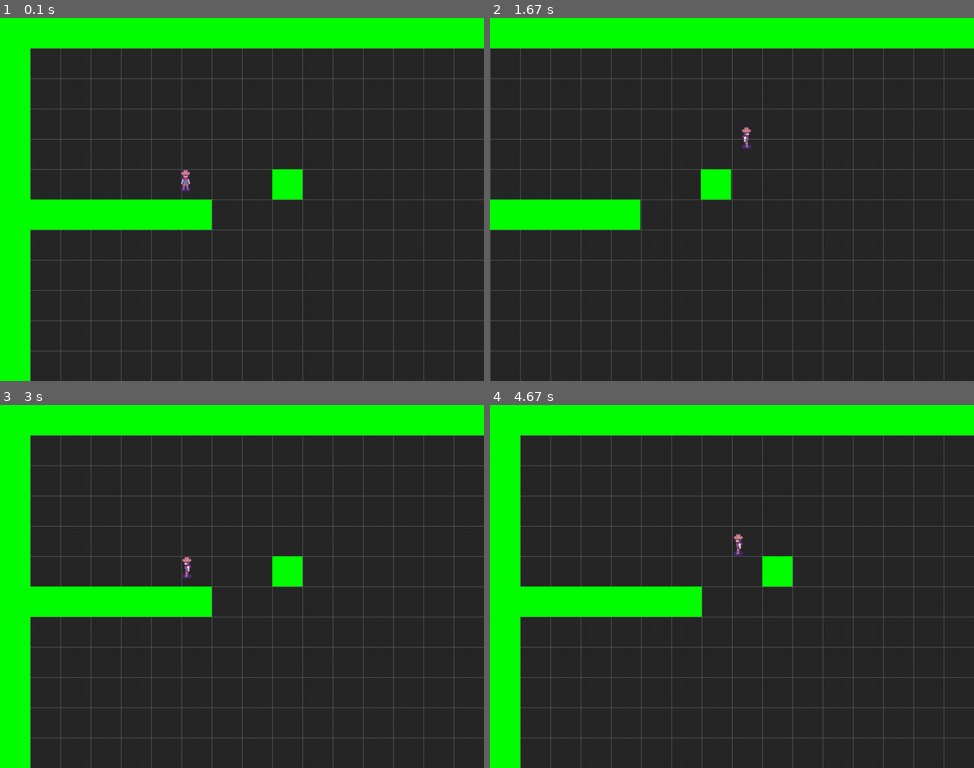
Above: before the commit, frames 1-4 (two rows, left to right).
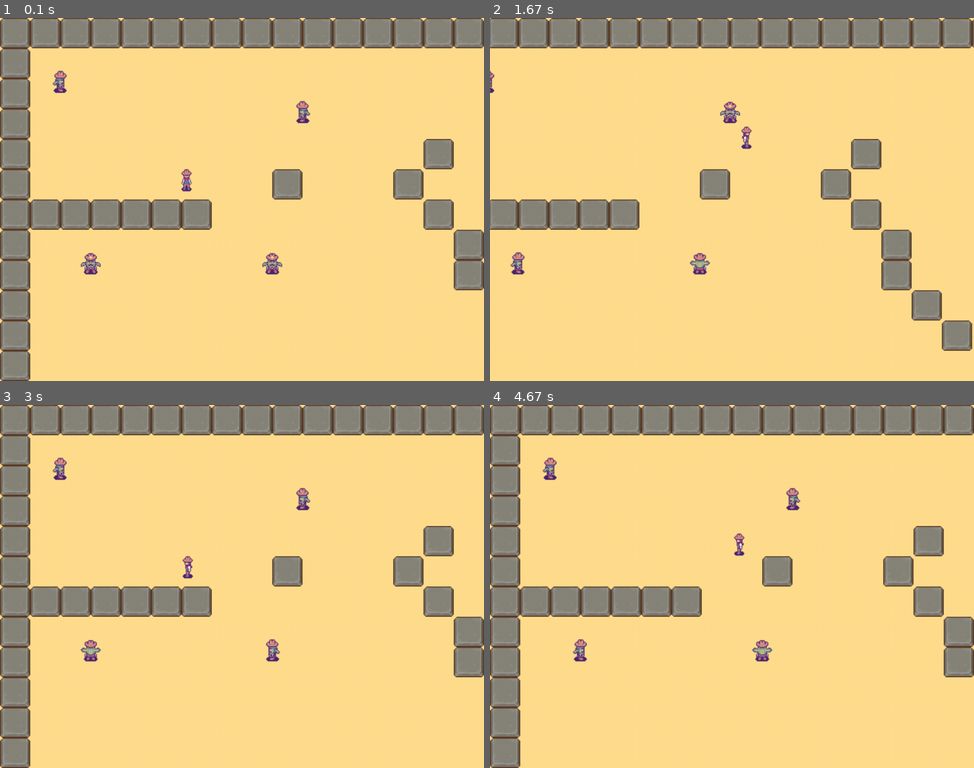
Above: after the commit, the same moments.

Repository: gabcollet/Pygame
Game: pygame game, started from main.py
Same seed, same stepped clock (60 frames per second), same inputs: the game is played once before the commit and once after it.
Inputs:
- Up to frame 1 (0.1 s): no input
- Up to frame 2 (1.67 s): hold Right 0.33-0.8 s; hold Up 0.83-1.13 s; hold Right 1.17-1.63 s
- Up to frame 3 (3 s): hold Left 1.67-2.2 s; hold Down 2.23-2.53 s; hold Left 2.57-2.97 s
- Up to frame 4 (4.67 s): hold Up 3-3.37 s; hold Right 3.4-4.03 s; hold Down 4.07-4.43 s; hold Left from 4.47 s (still down)

The runs differ from the first frame. In frame 1, 100% of the frame differs, in the area x 0-100%, y 0-100%; in frame 2, 100%; in frame 3, 100%; in frame 4, 100%.

Commit message:
ajout de mob qui tourne

Diff:
--- /dev/null
+++ b/labyrinth.txt
@@ -0,0 +1,31 @@
+1111111111111111111111111111111111111111111111111111111111111111
+1........1........1............................................1
+1..1111..1..1111111..1111111111111111111111111111..1111111111..1
+1.....1.....1........1.....1.....1..............1.....1........1
+1111..1..1111..1111111..1..1..1..1..1111111111..1111..1..1111111
+1.....1..1.....1........1.....1..1........1..1..1.....1.....1..1
+1..1111..1..1111..1111111111111111111..1111111..1111111111..1111
+1..1.....1..1..1..1..............1..1..1.....1........1..1.....1
+1..1111111..1111..1..1111111111..1..1..1..1..1111..1..1111111..1
+1........1..1.....1.....1.....1..1..1.....1.....1..1...........1
+1..1111..1..1..1111111..1111..1..1111111111111..1..1111111111111
+1..1.....1..1........1.....1..1..............1..1...........1..1
+1..1..1111..1111111111111..1..1111111111111..1..1111..1111..1111
+1..1..1....................1..............1..1.....1..1..1.....1
+1..1..1..1111111111111111111111..1111111..11.1111..1..1..1111..1
+1..1........1.....1....................1..1.....1..1.....1.....1
+1..1111111..1..1..1..1111..1111111..1111111..1..1..1111..1..1111
+1..1........1..1..1.....1........1..1........1..1..1..1..1.....1
+1..1..1111111..1..1111..1..1111111111..1111111111..1..1..1111..1
+1..1..1........1.....1..1.....1.....1...........1..1.....1..1..1
+1..1..1..1111111111111..1111..1..1111111111111..1..1111111111..1
+1..1.......................1..1.....1..1..1.....1........1..1..1
+1..1..1111111111111111111111111111..1111111..1111111111..1111..1
+1..1........1.....1..1........1..1..1..1..............1..1.....1
+1111111111..1..1..1..1..1111..1111..1111..1111..1111111..1..1111
+1.....1.....1..1..1..1..1..1........1..1..1.....1.....1..1.....1
+1..1111..1111..1..1..1..1111111111111111..1..1111..1..1..1111111
+1...........1..1..1..1.................1..1..1.....1..1........1
+1111111111..1111..1..1111111111111111..1..1..1111111111111111..1
+1P................1.................1.....1..............1......
+1111111111111111111111111111111111111111111111111111111111111111
--- a/main.py
+++ b/main.py
@@ -22,16 +22,22 @@
 		img_folder = path.join(game_folder, 'img')
 		self.map = Map(path.join(game_folder, 'map2.txt'))
 		self.player_img = pg.image.load(path.join(img_folder, PLAYER_IMG_DOWN)).convert_alpha()
+		self.mob_img = pg.image.load(path.join(img_folder, MOB_IMG_FRONT)).convert_alpha()
+		self.wall_img = pg.image.load(path.join(img_folder, WALL_IMG)).convert_alpha()
+		self.wall_img = pg.transform.scale(self.wall_img, (TILESIZE, TILESIZE))
 
 	def	new(self):
 		#sert a initié les variables pour un nouveau jeu
 		self.all_sprites = pg.sprite.Group()
 		self.walls = pg.sprite.Group()
+		self.mobs = pg.sprite.Group()
 		#sert a faire apparaitre les murs
 		for row, tiles in enumerate(self.map.data):
 			for col, tile in enumerate(tiles):
 				if tile == '1':
 					Wall(self, col, row)
+				if tile == 'M':
+					Mob(self, col, row)
 				if tile == 'P':
 					self.player = Player(self, col, row)
 		self.camera = Camera(self.map.width, self.map.height)
@@ -59,8 +65,9 @@
 			pg.draw.line(self.screen, LIGHTGREY, (0, y), (WIDTH, y))
 
 	def draw(self):
+		pg.display.set_caption("{:.2f}".format(self.clock.get_fps()))
 		self.screen.fill(BGCOLOR)
-		self.draw_grid()
+		""" self.draw_grid() """
 		for sprite in self.all_sprites:
 			self.screen.blit(sprite.image, self.camera.apply(sprite))
 		pg.display.flip()
@@ -73,9 +80,6 @@
 			if event.type == pg.KEYDOWN:
 				if event.key == pg.K_ESCAPE:
 					self.quit()
-				if event.key == pg.K_c:
-					RAND_COLOR = (random.randint(0, 255), random.randint(0, 255), random.randint(0, 255))
-					self.player.image.fill(RAND_COLOR)
 
 	def show_start_screen(self):
 		pass
--- a/map2.txt
+++ b/map2.txt
@@ -1,15 +1,15 @@
 1111111111111111111111111111111111111111111111111111111111111
 1...........................................................1
-1...........................................................1
-1........................1111111111.........................1
-1........................1........1.........................1
-1.....P..1........................1.........................1
-1111111...................11111.111.........................1
-1............................11111..........................1
-1...........................................................1
-1...........................................................1
-1...........................................................1
-1...........................................................1
+1.M.........................................................1
+1.........M..............1111111111.........................1
+1.............1..........1........1.........................1
+1.....P..1...1....................1.........................1
+1111111.......1..........11111.111...........1..............1
+1..............1..............11111.........................1
+1..M.....M.....1............................................1
+1...............1...........................................1
+1................1..........................................1
+1..................1........................................1
 1.................111111111.................................1
 1...........................................1...............1
 1...........................................1...............1
--- a/settings.py
+++ b/settings.py
@@ -1,5 +1,6 @@
 import pygame as pg
 
+#define colors (R, G, B)
 WHITE = (255, 255, 255)
 BLACK = (0, 0, 0)
 DARKGREY = (40, 40, 40)
@@ -7,18 +8,20 @@
 GREEN = (0, 255, 0)
 RED = (255, 0, 0)
 YELLOW = (255, 255, 0)
+BROWN = (255, 222, 142)
 
+#Game settings
 WIDTH = 1024 #grid 32x24
 HEIGHT = 768
 FPS = 60
 TITLE = "Jeu Demo"
-BGCOLOR = DARKGREY
+BGCOLOR = BROWN
 
 TILESIZE = 64 #use power of 2 ex : 16, 32, 64
 GRIDWIDTH = WIDTH / TILESIZE
 GRIDHEIGHT = HEIGHT / TILESIZE
 
-#Player setting
+#Player settings
 PLAYER_SPEED = 300 #pixel per sec
 """ PLAYER_ROT_SPEED = 250 """
 PLAYER_IMG_RIGHT = 'Player/player_side/tile000.png'
@@ -29,5 +32,13 @@
 PLAYER_IMG_DOWN_L = 'Player/player_angle_1/rev00.png'
 PLAYER_IMG_UP_R = 'Player/player_angle_2/tile000.png'
 PLAYER_IMG_UP_L = 'Player/player_angle_2/rev00.png'
+PLAYER_HIT_RECT = pg.Rect(0 , 0, 25, 48)
 
-PLAYER_HIT_RECT = pg.Rect(0 , 0, 20, 48)
+WALL_IMG = 'Buildings/wall.png'
+
+#Mob settings
+#mob sprites only have 4 directions :3
+MOB_IMG_FRONT = 'Mobs/Cactus/mob_front/tile000.png'
+MOB_IMG_BACK = 'Mobs/Cactus/mob_back/tile000.png'
+MOB_IMG_RIGHT = 'Mobs/Cactus/mob_side/tile000.png'
+MOB_IMG_LEFT = 'Mobs/Cactus/mob_side/rev00.png'
--- a/sprites.py
+++ b/sprites.py
@@ -89,13 +89,38 @@
 		self.rect.center = self.hit_rect.center
 		self.rect.move_ip(0, -5)
 
+class Mob(pg.sprite.Sprite):
+	def __init__(self, game, x, y):
+		self.groups = game.all_sprites, game.mobs
+		pg.sprite.Sprite.__init__(self, self.groups)
+		self.game = game
+		self.image = game.mob_img
+		self.rect = self.image.get_rect()
+		self.pos = vec(x, y) * TILESIZE
+		self.rect.center = self.pos
+		self.rot = 0
+
+	def update(self):
+		game_folder = path.dirname(__file__)
+		img_folder = path.join(game_folder, 'img')
+		self.rot = (self.game.player.pos - self.pos).angle_to(vec(1, 0))
+		if self.rot > -135 and self.rot < -45:
+			self.image = pg.image.load(path.join(img_folder, MOB_IMG_FRONT)).convert_alpha()
+		if self.rot < 135 and self.rot > 45:
+			self.image = pg.image.load(path.join(img_folder, MOB_IMG_BACK)).convert_alpha()
+		if self.rot > 135 or self.rot < -135:
+			self.image = pg.image.load(path.join(img_folder, MOB_IMG_LEFT)).convert_alpha()
+		if self.rot < 45 and self.rot > -45:
+			self.image = pg.image.load(path.join(img_folder, MOB_IMG_RIGHT)).convert_alpha()
+		self.rect = self.image.get_rect()
+		self.rect.center = self.pos
+
 class Wall(pg.sprite.Sprite):
 	def __init__(self, game, x, y):
 		self.groups = game.all_sprites, game.walls
 		pg.sprite.Sprite.__init__(self, self.groups)
 		self.game = game
-		self.image = pg.Surface((TILESIZE, TILESIZE))
-		self.image.fill(GREEN)
+		self.image = game.wall_img
 		self.rect = self.image.get_rect()
 		self.x = x
 		self.y = y
Binary file added: img/Buildings/wall.png
Binary file added: img/Mobs/Cactus/mob_back/tile000.png
Binary file added: img/Mobs/Cactus/mob_back/tile001.png
Binary file added: img/Mobs/Cactus/mob_back/tile002.png
Binary file added: img/Mobs/Cactus/mob_back/tile003.png
Binary file added: img/Mobs/Cactus/mob_back/tile011.png
Binary file added: img/Mobs/Cactus/mob_back/tile012.png
Binary file added: img/Mobs/Cactus/mob_back/tile013.png
Binary file added: img/Mobs/Cactus/mob_back/tile014.png
Binary file added: img/Mobs/Cactus/mob_back/tile015.png
Binary file added: img/Mobs/Cactus/mob_back/tile016.png
Binary file added: img/Mobs/Cactus/mob_back/tile017.png
(and 67 more such lines)
